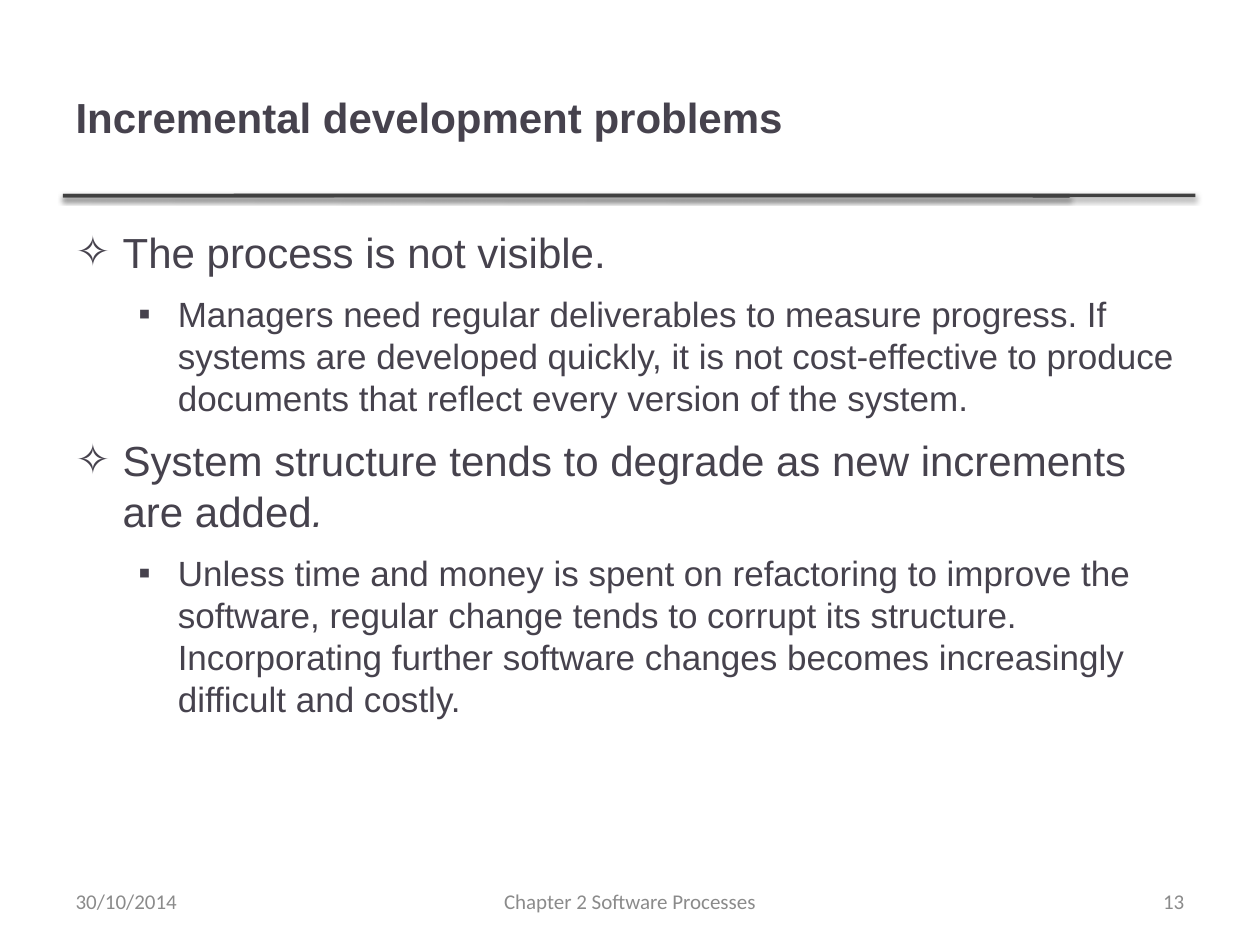
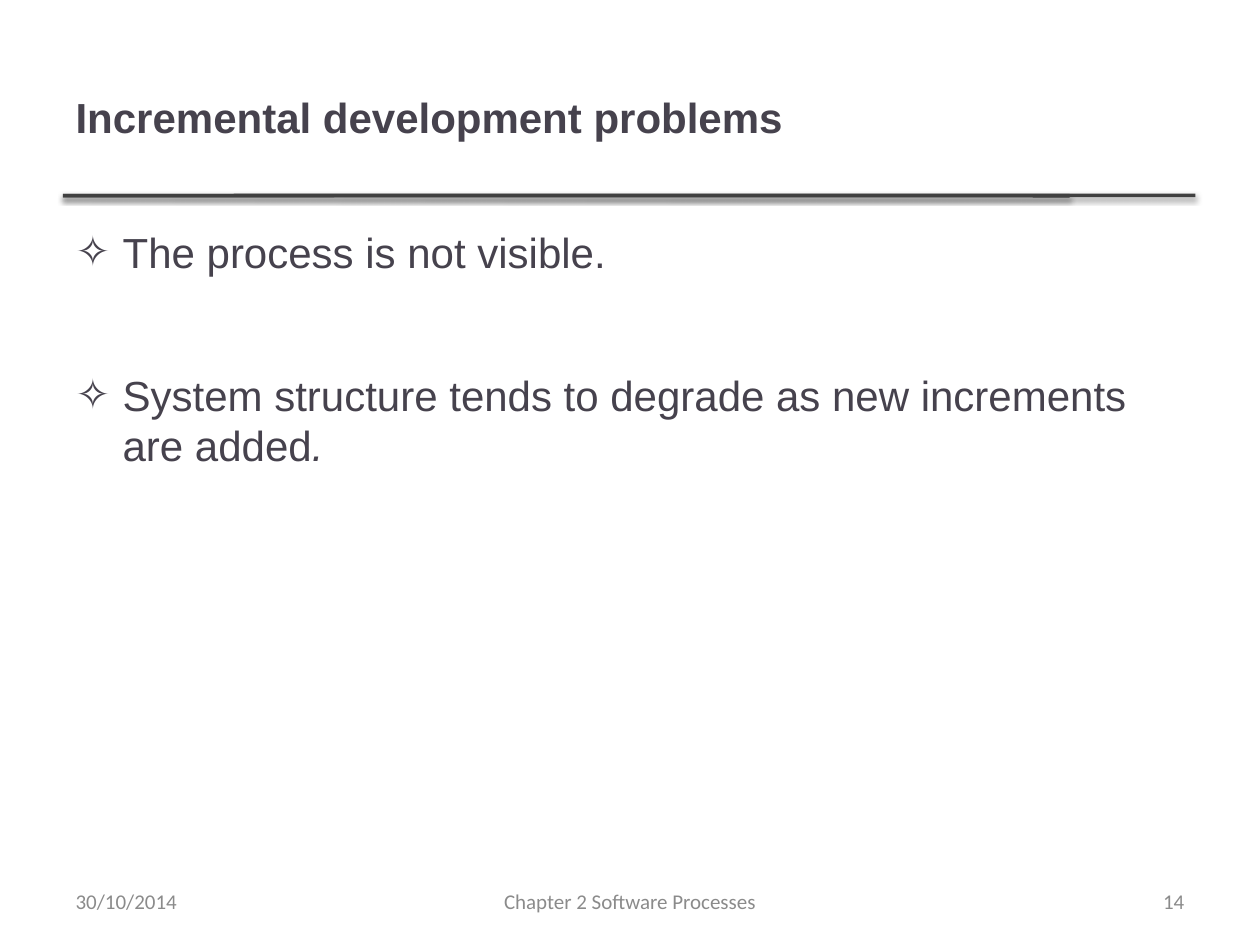
Before and after one commit to umairazfar/Software-Engineering, a slide deck: slide 14 of Slides/Ch2 SW Processes.pptx (slide 13 before the commit). Drawn at 1260x945 pixels with LibreOffice and Linux fonts; fonts in the diff are those of the drawing; background and template pictures are left out. Boxes give left, top, right and bottom in pixels: in the first picture for what was removed or moved away, otherwise in the second. Text is boxed around its words. In the diff, an @@ line names an element or a change of style, - is before the commit and + after.

```diff
--- a/Slides/Ch2 SW Processes.pptx
+++ b/Slides/Ch2 SW Processes.pptx
@@ text at bbox=[178, 301, 1174, 418]: paragraph removed @@
-  ▪ Managers need regular deliverables to measure progress. If systems are developed quickly, it is not cost-effective to produce documents that reflect every version of the system.
@@ text at bbox=[178, 560, 1130, 719]: paragraph removed @@
-  ▪ Unless time and money is spent on refactoring to improve the software, regular change tends to corrupt its structure. Incorporating further software changes becomes increasingly difficult and costly.
@@ page number at bbox=[1163, 895, 1184, 909]: text changed @@
-13
+14
```
Also in this commit, not shown: 8 other slides changed, 7 slides removed, 31 other files.
